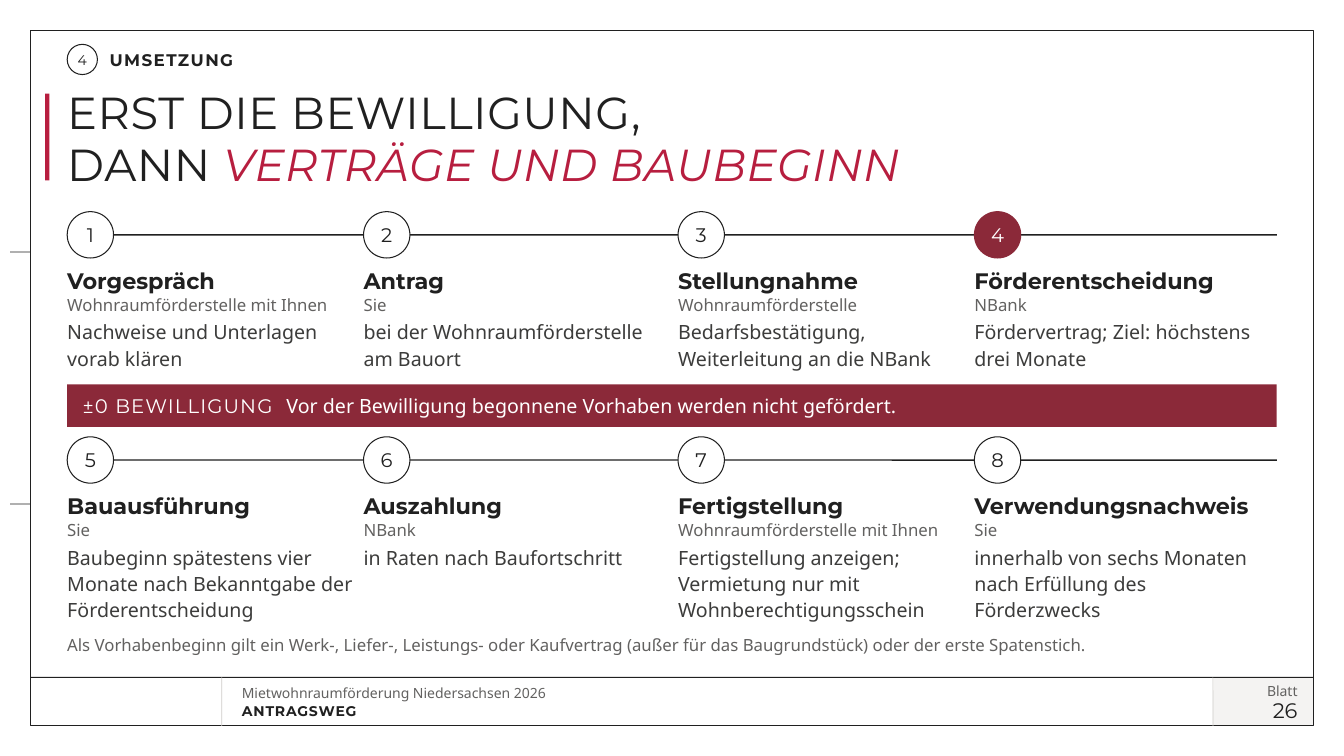
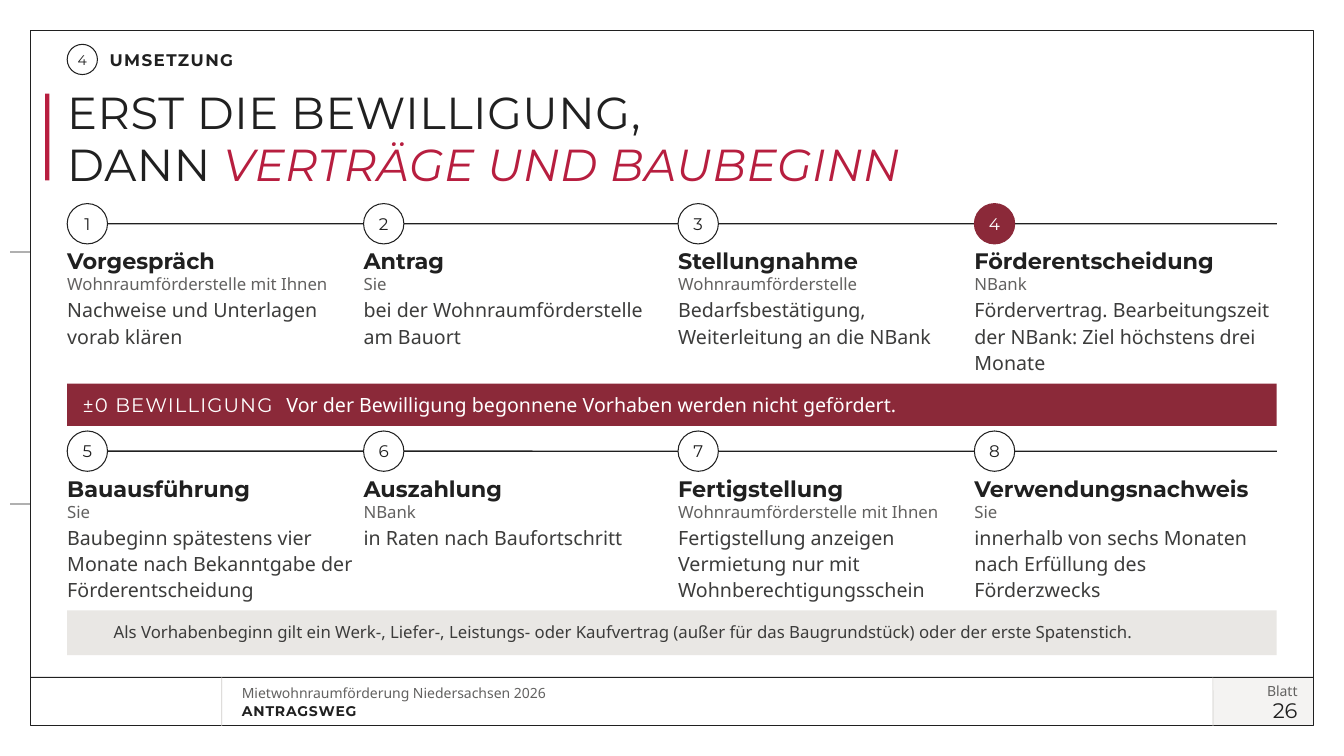
Before and after one commit to vgedaschko/NBank, a slide deck: slide 26 of praesentation/dist/PGN-Mietwohnraumfoerderung-Niedersachsen-2026-Vortrag.pptx. Drawn at 1344x756 pixels with LibreOffice and Linux fonts; fonts in the diff are those of the drawing; background and template pictures are left out. Boxes give left, top, right and bottom in pixels: in the first picture for what was removed or moved away, otherwise in the second. Text is boxed around its words. In the diff, an @@ line names an element or a change of style, - is before the commit and + after.

```diff
--- a/praesentation/dist/PGN-Mietwohnraumfoerderung-Niedersachsen-2026-Vortrag.pptx
+++ b/praesentation/dist/PGN-Mietwohnraumfoerderung-Niedersachsen-2026-Vortrag.pptx
@@ ellipse "1" resized from (x1=68, y1=212, x2=114, y2=258) to (x1=68, y1=204, x2=108, y2=244) @@
@@ ellipse "2" resized from (x1=364, y1=212, x2=410, y2=258) to (x1=364, y1=204, x2=404, y2=244) @@
@@ ellipse "3" resized from (x1=679, y1=212, x2=725, y2=258) to (x1=679, y1=204, x2=719, y2=244) @@
@@ size 14 to 12 pt in 8 elements at (x1=679, y1=432, x2=719, y2=472), (x1=68, y1=432, x2=108, y2=472), (x1=975, y1=432, x2=1015, y2=472), (x1=364, y1=432, x2=404, y2=472), (x1=679, y1=204, x2=719, y2=244), (x1=68, y1=204, x2=108, y2=244), (x1=364, y1=204, x2=404, y2=244), (x1=975, y1=204, x2=1015, y2=244) @@
@@ ellipse "4" resized from (x1=975, y1=212, x2=1021, y2=258) to (x1=975, y1=204, x2=1015, y2=244) @@
@@ line moved from (68, 235) - (1277, 235) to (68, 224) - (1277, 224) @@
@@ 11 texts moved together from (x1=67, y1=271, x2=1247, y2=622) to (x1=67, y1=251, x2=1247, y2=602) @@
@@ 3 texts moved together from (x1=67, y1=324, x2=931, y2=371) to (x1=67, y1=302, x2=931, y2=349) @@
@@ text at (x1=974, y1=302, x2=1269, y2=370): text changed @@
-Fördervertrag; Ziel: höchstens drei Monate
+Fördervertrag. Bearbeitungszeit der NBank: Ziel höchstens drei Monate
@@ ellipse "5" resized from (x1=68, y1=437, x2=114, y2=483) to (x1=68, y1=432, x2=108, y2=472) @@
@@ ellipse "6" resized from (x1=364, y1=437, x2=410, y2=483) to (x1=364, y1=432, x2=404, y2=472) @@
@@ ellipse "7" resized from (x1=679, y1=437, x2=725, y2=483) to (x1=679, y1=432, x2=719, y2=472) @@
@@ ellipse "8" resized from (x1=975, y1=437, x2=1021, y2=483) to (x1=975, y1=432, x2=1015, y2=472) @@
@@ line moved from (68, 460) - (1277, 460) to (68, 452) - (1277, 452) @@
@@ 8 texts moved together from (x1=67, y1=496, x2=1248, y2=536) to (x1=67, y1=479, x2=1248, y2=518) @@
@@ text at (x1=678, y1=530, x2=925, y2=602): text changed @@
-Fertigstellung anzeigen; Vermietung nur mit Wohnberechtigungsschein
+Fertigstellung anzeigen
+Vermietung nur mit Wohnberechtigungsschein
@@ rectangle added at (x1=68, y1=611, x2=1277, y2=655), fill #E9E7E4 @@
@@ text "Als Vorhabenbeginn gilt ein Werk-, ..." moved from (x1=67, y1=638, x2=1085, y2=655) to (x1=114, y1=625, x2=1132, y2=642) @@
@@ text "Als Vorhabenbeginn gilt ein Werk-, ..." at (x1=114, y1=625, x2=1132, y2=642): text colour #626160 to #3C3C3B; vertical alignment bottom to top @@
```
Also in this commit, not shown: 9 other slides changed, 23 other files.
